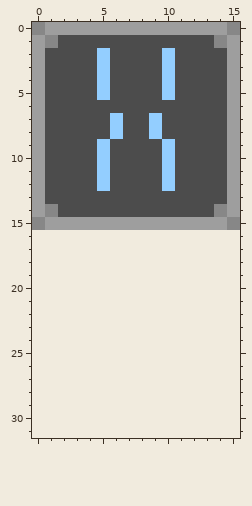
Two versions of one pixel-art sprite, cosmos_client/assets/images/blocks/thruster_top_bottom.png. Above: the version before the commit.
The file is 16x16 pixels. Colours within 5 levels of each other are drawn and written as one. The old version is drawn lined up with the new one, on the new canvas.
The same view after the edit:
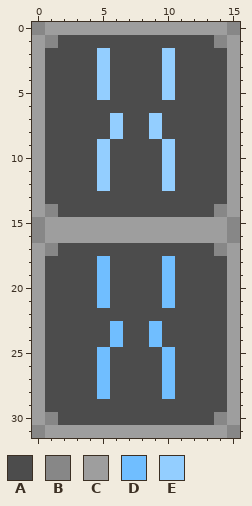
Palette (. is transparent): A #4c4c4c  B #878787  C #9e9e9e  D #70beff  E #93ceff
From old to new:
canvas 16x16 -> 16x32
The author put colour A in row 17 at x 2 to 13; in rows 18 to 21 at x 1 to 4, 6 to 9 and 11 to 14; in row 22 at x 1 to 14; in rows 23 to 24 at x 1 to 5, 7 to 8 and 10 to 14; in rows 25 to 28 at x 1 to 4, 6 to 9 and 11 to 14; in row 29 at x 1 to 14.
The author put colour A in row 30 at x 2 to 13.
The author put colour B in row 16 at x 0 and 15; in row 17 at x 1 and 14; in row 30 at x 1 and 14; in row 31 at x 0 and 15.
The author put colour C in row 16 at x 1 to 14; in rows 17 to 30 at x 0 and 15; in row 31 at x 1 to 14.
The author put colour D in rows 18 to 21 at x 5 and 10; in rows 23 to 24 at x 6 and 9; in rows 25 to 28 at x 5 and 10.
Changed places in both pictures, as pixel boxes (x1, y1, x2, y2):
added: (32, 230, 240, 438)
